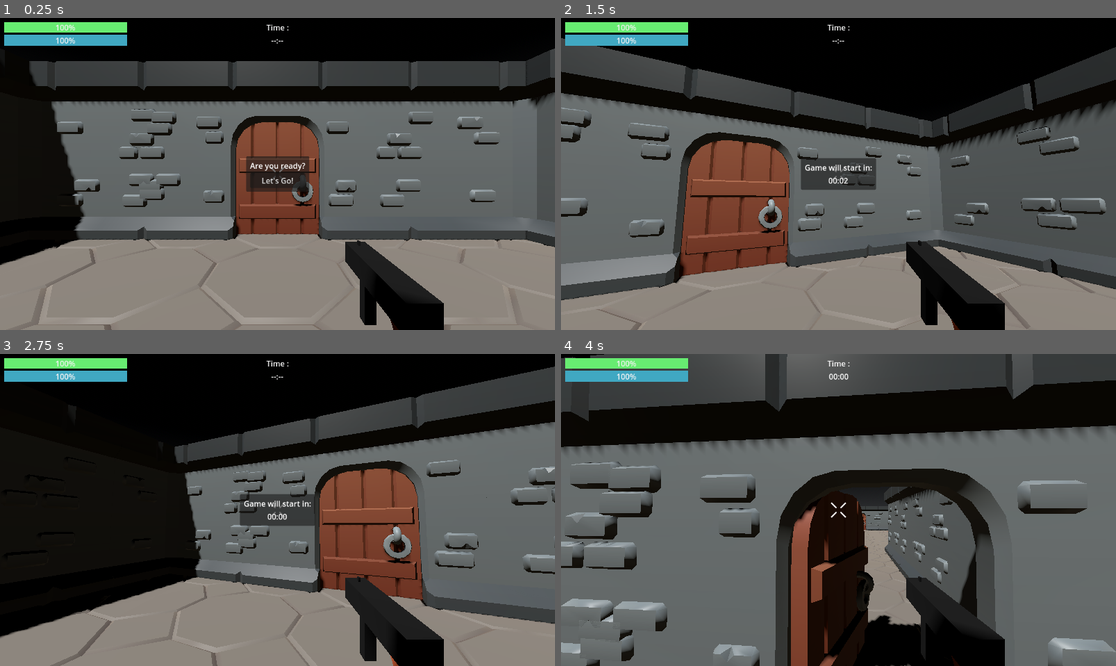
Above: before the commit, frames 1-4 (two rows, left to right).
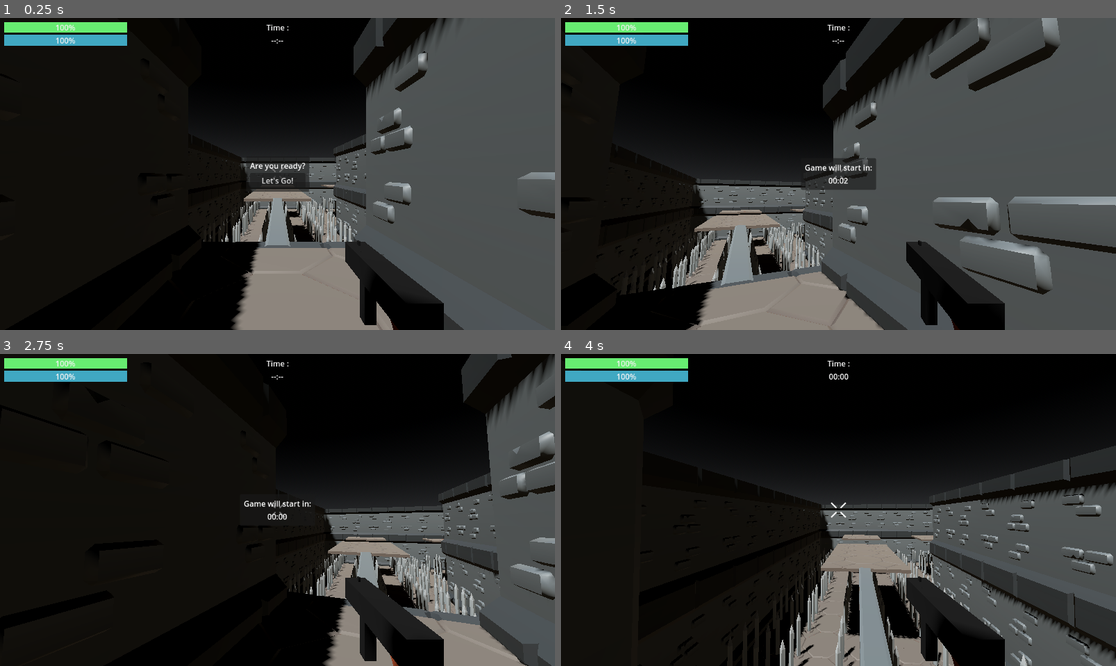
Above: after the commit, the same moments.

Repository: jonathaneeckhout/helpmegetout
Game: Godot game, scene res://scenes/main/main.tscn
The game is run twice, just before and just after one commit, with the same random seed, the same clock (stepped at 60 frames per second) and the same inputs.
Inputs (mouse positions are in pixels of both pictures, inside the frame that each line leads up to):
- Up to frame 1 (0.25 s): no input
- Up to frame 2 (1.5 s): click "Let's Go!" at 0.5 s; tap Enter at 1.25 s; move the mouse to (866, 174) at 1.27 s; hold W (move_up) from 1.28 s (still down); click (866, 174) at 1.35 s
- Up to frame 3 (2.75 s): keep holding W (move_up); tap Space (jump) at 1.52, 2, 2.27 s; move the mouse to (249, 510) at 2.02 s; click (249, 510) at 2.1 s
- Up to frame 4 (4 s): keep holding W (move_up); tap Enter at 2.75 s; move the mouse to (849, 503) at 2.77 s; click (849, 503) at 2.85 s; tap Space (jump) at 3.5, 3.77 s; move the mouse to (832, 516) at 3.52 s; click (832, 516) at 3.6 s

The runs differ from the first frame. In frame 1, 58% of the frame differs, in the area x 0-100%, y 0-100%; in frame 2, 59%; in frame 3, 45%; in frame 4, 68%.

Commit message:
spiked floors working

Diff:
--- a/components/common/health_component/health_component.gd
+++ b/components/common/health_component/health_component.gd
@@ -55,5 +55,9 @@
 	is_dead = false
 
 
+func kill():
+	take_damage(maximum)
+
+
 func get_health() -> float:
 	return health
--- a/components/player/movement_component/movement_component.gd
+++ b/components/player/movement_component/movement_component.gd
@@ -58,5 +58,9 @@
 		else:
 			actor.velocity.x = move_toward(actor.velocity.x, 0, run_speed) * delta
 			actor.velocity.z = move_toward(actor.velocity.z, 0, run_speed) * delta
+	# Slow down when dead
+	else:
+		actor.velocity.x = move_toward(actor.velocity.x, 0, run_speed) * delta
+		actor.velocity.z = move_toward(actor.velocity.z, 0, run_speed) * delta
 
 	actor.move_and_slide()
--- a/scenes/maps/cellar/cellar.tscn
+++ b/scenes/maps/cellar/cellar.tscn
@@ -665,6 +665,7 @@
 [node name="Players" type="Node3D" parent="."]
 
 [node name="Player" parent="Players" instance=ExtResource("2_lj7jm")]
+transform = Transform3D(1, 0, 0, 0, 1, 0, 0, 0, 1, 0, 0, -41)
 
 [node name="Enemies" type="Node3D" parent="."]
 
--- /dev/null
+++ b/scenes/terrain/floors/spiked_floor/spiked_floor.gd
@@ -0,0 +1,21 @@
+extends Node3D
+
+@onready var kill_box: Area3D = $KillBox
+
+
+func _ready():
+	kill_box.area_entered.connect(_on_area_entered)
+
+
+func _on_area_entered(area: Area3D):
+	var player: CharacterBody3D = area.get_parent()
+
+	# TODO: possible add enemies here as well
+	if not player is Player:
+		return
+
+	var health_component: HealthComponent = player.component_list.get_component("health_component")
+	if health_component.is_dead:
+		return
+
+	health_component.kill()
--- a/scenes/terrain/floors/spiked_floor/spiked_floor.tscn
+++ b/scenes/terrain/floors/spiked_floor/spiked_floor.tscn
@@ -1,13 +1,26 @@
-[gd_scene load_steps=3 format=3 uid="uid://fqtmadpwir70"]
+[gd_scene load_steps=5 format=3 uid="uid://fqtmadpwir70"]
 
 [ext_resource type="PackedScene" uid="uid://cmjuy20q72ka8" path="res://assets/models/placeholders/KayKit_DungeonRemastered_1.1_FREE/Assets/gltf/floor_tile_big_spikes.gltf" id="1_xwrq8"]
+[ext_resource type="Script" path="res://scenes/terrain/floors/spiked_floor/spiked_floor.gd" id="2_wfy4h"]
 
 [sub_resource type="BoxShape3D" id="BoxShape3D_5p04g"]
 size = Vector3(4, 0.1, 4)
 
+[sub_resource type="BoxShape3D" id="BoxShape3D_34d2y"]
+size = Vector3(4, 1.5, 4)
+
 [node name="SpikedFloor" instance=ExtResource("1_xwrq8")]
+script = ExtResource("2_wfy4h")
 
 [node name="StaticBody3D" type="StaticBody3D" parent="floor_tile_big_spikes" index="1"]
 
 [node name="CollisionShape3D" type="CollisionShape3D" parent="floor_tile_big_spikes/StaticBody3D" index="0"]
 shape = SubResource("BoxShape3D_5p04g")
+
+[node name="KillBox" type="Area3D" parent="." index="1"]
+collision_layer = 0
+collision_mask = 6
+
+[node name="CollisionShape3D" type="CollisionShape3D" parent="KillBox" index="0"]
+transform = Transform3D(1, 0, 0, 0, 1, 0, 0, 0, 1, 0, 1, 0)
+shape = SubResource("BoxShape3D_34d2y")
